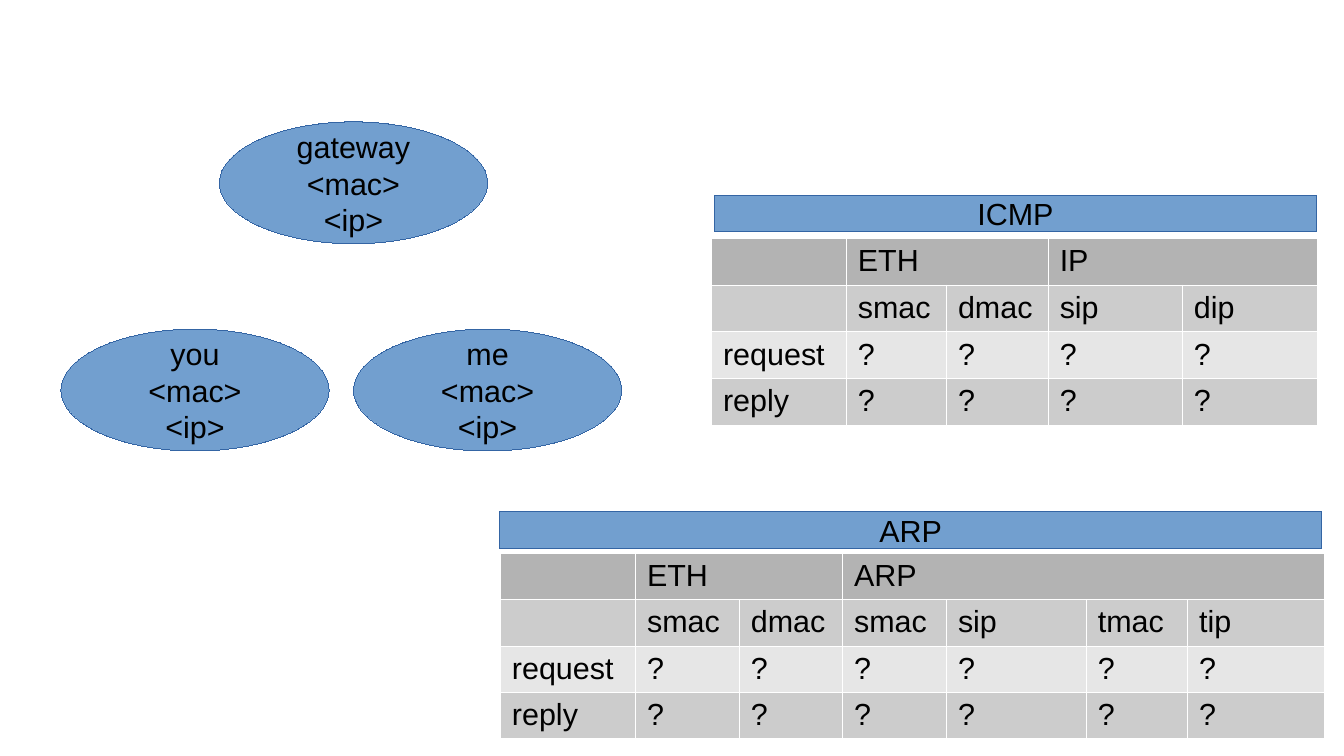
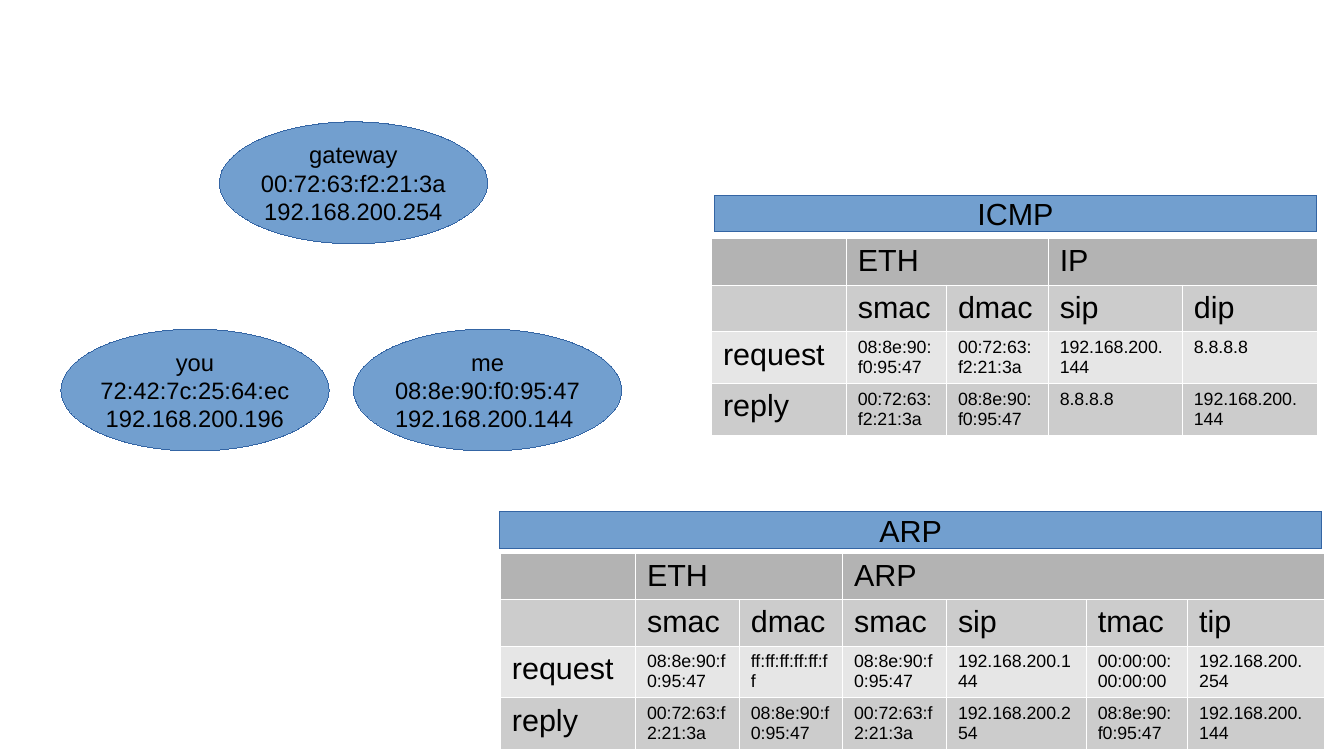
Before and after one commit to res1ie/send-arp, a slide deck: slide 1 of ppt/send-arp-test.pptx. Drawn at 1344x756 pixels with LibreOffice and Linux fonts; fonts in the diff are those of the drawing. Boxes give left, top, right and bottom in pixels: in the first picture for what was removed or moved away, otherwise in the second. Text is boxed around its words. In the diff, an @@ line names an element or a change of style, - is before the commit and + after.

Commit message:
ppt

```diff
--- a/ppt/send-arp-test.pptx
+++ b/ppt/send-arp-test.pptx
@@ text in ellipse at <box>309,147,397,168</box>: size 18 to 14 pt in "gateway" @@
@@ text in ellipse at <box>261,175,446,221</box>: text changed; size 18 to 14 pt @@
-<mac>
-<ip>
+00:72:63:f2:21:3a
+192.168.200.254
@@ table at <box>711,238,1317,445</box> @@
-row 3: request | ? | ? | ? | ?
+row 3: request | 08:8e:90:f0:95:47 | 00:72:63:f2:21:3a | 192.168.200.144 | 8.8.8.8
-row 4: reply | ? | ? | ? | ?
+row 4: reply | 00:72:63:f2:21:3a | 08:8e:90:f0:95:47 | 8.8.8.8 | 192.168.200.144
@@ text in ellipse at <box>176,358,214,376</box>: size 18 to 14 pt in "you" @@
@@ text in ellipse at <box>471,358,504,372</box>: size 18 to 14 pt in "me" @@
@@ text in ellipse at <box>100,382,289,428</box>: text changed; size 18 to 14 pt @@
-<mac>
-<ip>
+72:42:7c:25:64:ec
+192.168.200.196
@@ text in ellipse at <box>395,382,580,428</box>: text changed; size 18 to 14 pt @@
-<mac>
-<ip>
+08:8e:90:f0:95:47
+192.168.200.144
@@ table at <box>500,554,1324,756</box> @@
-row 3: request | ? | ? | ? | ? | ? | ?
+row 3: request | 08:8e:90:f0:95:47 | ff:ff:ff:ff:ff:ff | 08:8e:90:f0:95:47 | 192.168.200.144 | 00:00:00:00:00:00 | 192.168.200.254
-row 4: reply | ? | ? | ? | ? | ? | ?
+row 4: reply | 00:72:63:f2:21:3a | 08:8e:90:f0:95:47 | 00:72:63:f2:21:3a | 192.168.200.254 | 08:8e:90:f0:95:47 | 192.168.200.144
```
